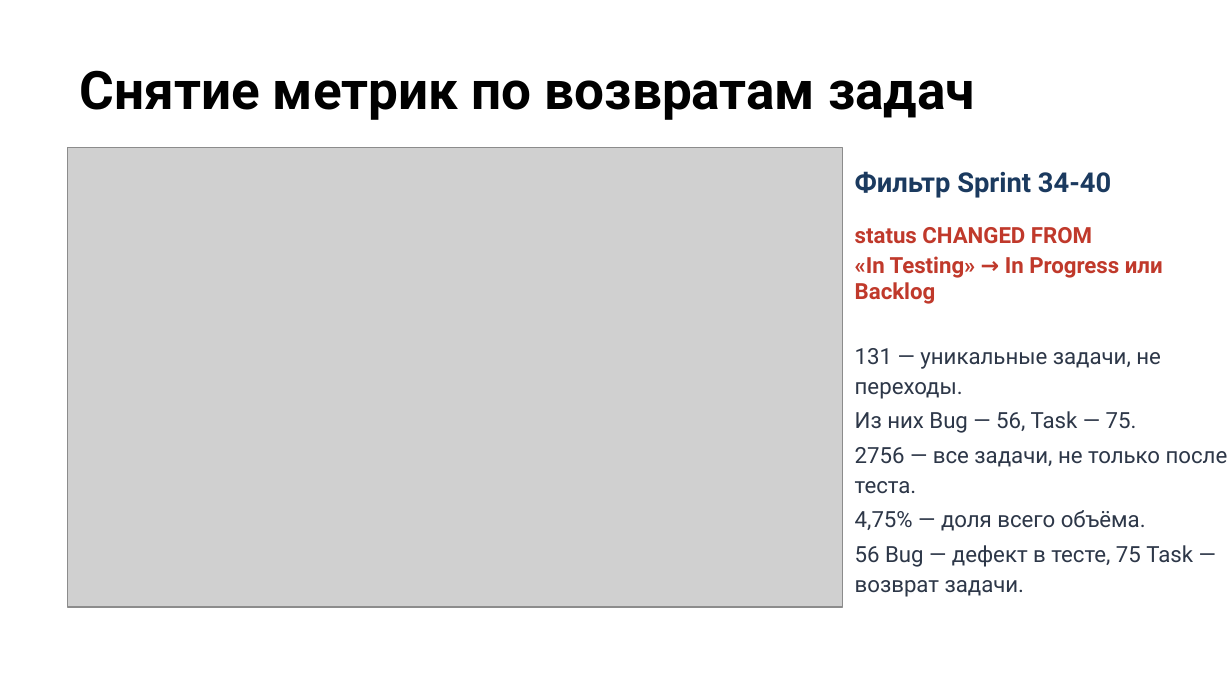
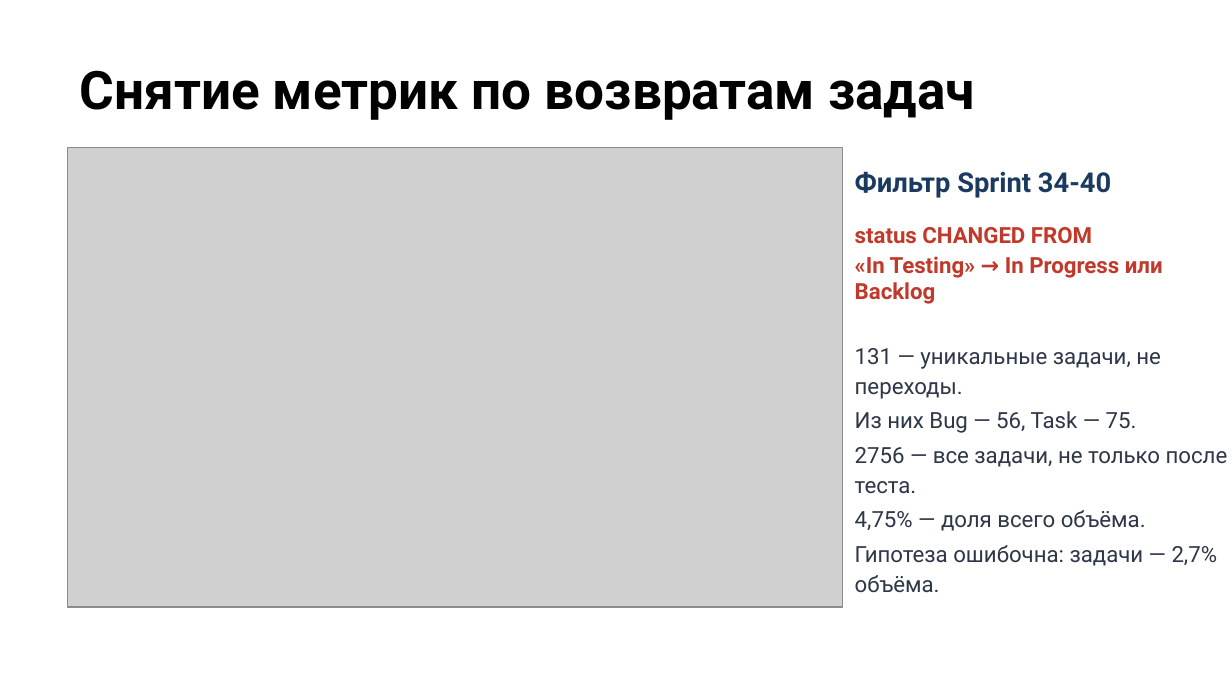
Before and after one commit to camelot270/otus_work, a slide deck: slide 8 of docs/Защита проекта. Петров Н.И..pptx. Drawn at 1232x693 pixels with LibreOffice and Linux fonts; fonts in the diff are those of the drawing; grey boxes stand for pictures; background and template pictures are left out. Boxes give left, top, right and bottom in pixels: in the first picture for what was removed or moved away, otherwise in the second. Text is boxed around its words. In the diff, an @@ line names an element or a change of style, - is before the commit and + after.

```diff
--- a/docs/Защита проекта. Петров Н.И..pptx
+++ b/docs/Защита проекта. Петров Н.И..pptx
@@ text at [855,545,1218,593]: text changed @@
-56 Bug — дефект в тесте, 75 Task — возврат задачи.
+Гипотеза ошибочна: задачи — 2,7% объёма.
```
Also in this commit, not shown: 3 other slides changed.
